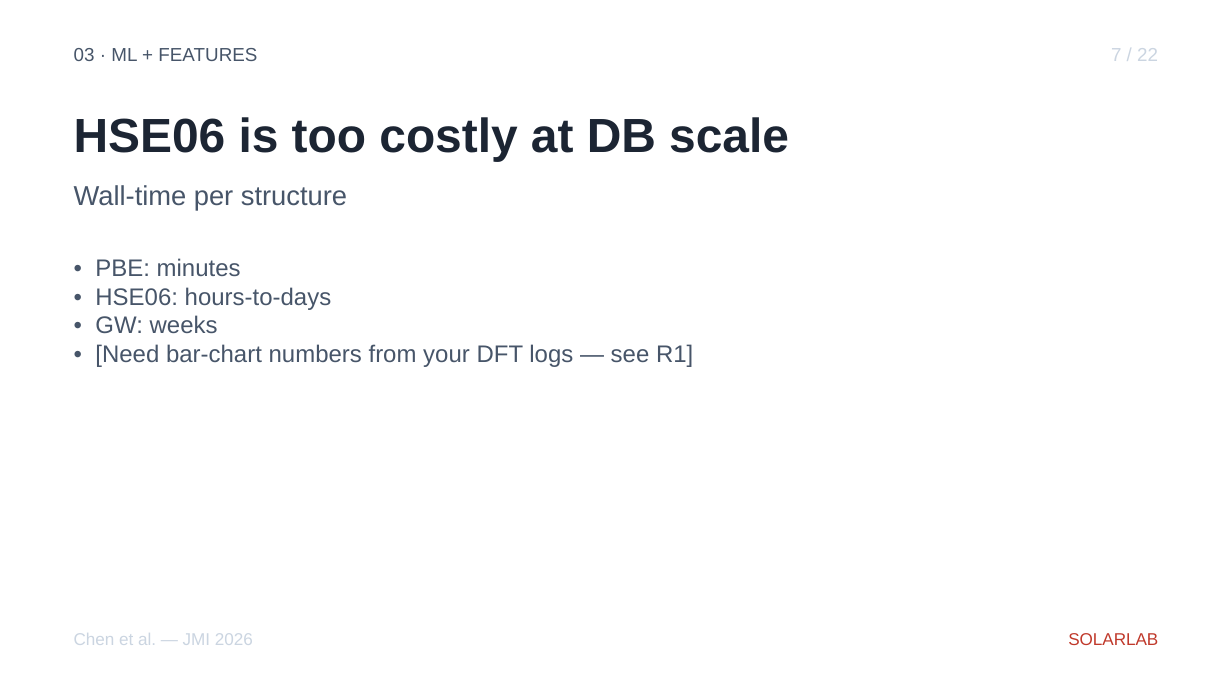
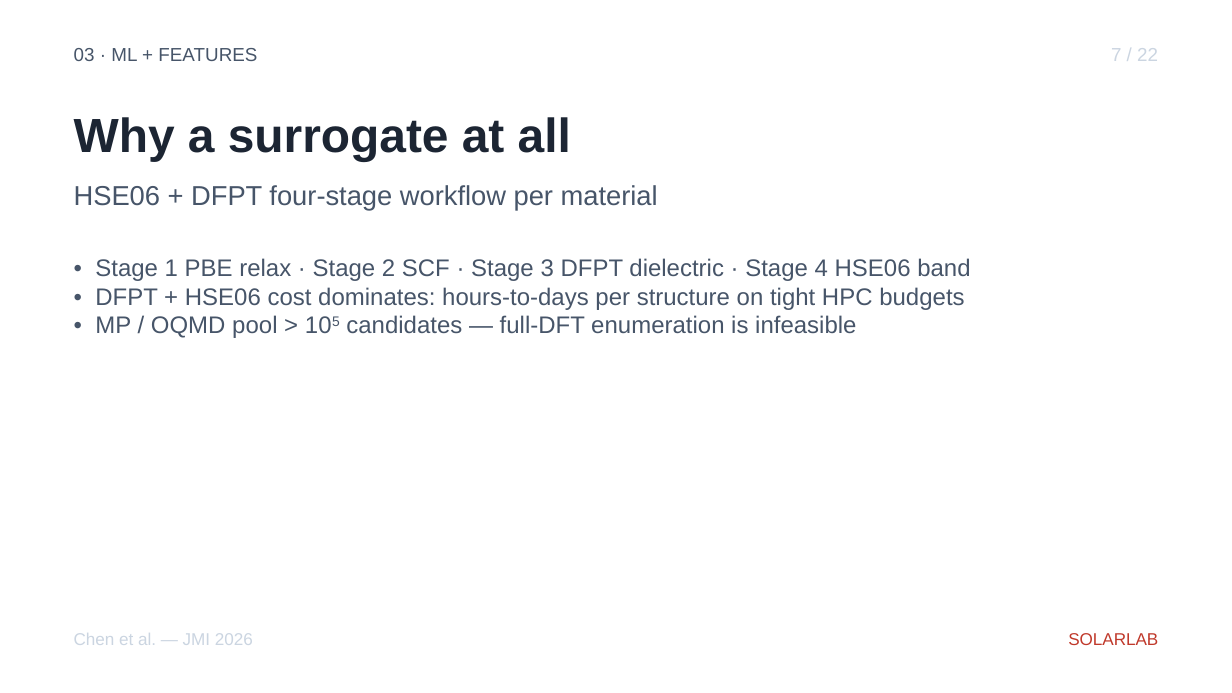
Before and after one commit to ShaneLogic/SolarLab, a slide deck: slide 10 of presentations/jmi-2026/output/jmi-2026.pptx. Drawn at 1232x693 pixels with LibreOffice and Linux fonts; fonts in the diff are those of the drawing. Boxes give left, top, right and bottom in pixels: in the first picture for what was removed or moved away, otherwise in the second. Text is boxed around its words. In the diff, an @@ line names an element or a change of style, - is before the commit and + after.

Commit message:
feat(jmi-ppt): refresh deck with real DFT/ML data from PV-Materials-Screening
Pulls real screening results, candidate properties, ML metrics, and figure
assets from /PhD/PV-Materials-Screening/3rd JMI Conference and rebuilds
the deck end-to-end. Copy.yaml replaces every R1–R4 placeholder with
ground-truth content from the technical doc.

Pipeline funnel filled in: >10⁵ MP/OQMD → 647 DFT-screened → 473
ML-ready → 41 PV-promising (y > 0.05) → 14 action list (y > 0.10).

ML metrics filled in: HistGBR + log1p target, 5-fold × 5-seed random
CV → R² = 0.466 ± 0.035, MAE = 0.012, top-20 recall = 0.50, +50 % R²
over the GPR / GB / ExT baseline. Prototype-grouped CV R² ≈ 0
flags the active-learning transfer gap.

Top-2 hits with all four PV descriptors:
  Hit #1 Se₁₆Sn₈Zr₄ (AB₂C₄, Pnma): E_g 1.12 eV, m 0.43, ε 19.5,
                                    E_b 7 meV, PV score 0.487
  Hit #2 Cs₂Sb₆Se₂   (ABC₃, C2/m): E_g 1.28 eV, m 0.81, ε 12.6,
                                    E_b 56 meV, PV score 0.298

Imports 7 figures into figures/output/ (gitignored — but the rebuilt
.pptx embeds them as bytes, so the committed deck is self-contained).
README documents the import workflow.

Funnel-arc title updated: "High-throughput DFT and small-sample ML
for chalcogenide PV absorber discovery, with device-scale validation".

Audit: 28 slides, 49 sub + 14 sup runs, no _/^ leaks.

Constraint: Source figures live in sibling project tree, gitignored
on import; deck binary (committed) embeds them so the artifact is
reproducible without the sibling tree
Confidence: high — every number traceable to PV_Screening_Technical_Documentation.docx
Scope-risk: narrow — copy + figure import + rebuild; no logic changes
Directive: Re-run the import block in README whenever the source
figures update; rerun build_deck.py + audit_typography.py after any
copy.yaml edit
Not-tested: Stability / phonon DOS data (R4) — not in source docs;
s12 reused for the population funnel instead

```diff
--- a/presentations/jmi-2026/output/jmi-2026.pptx
+++ b/presentations/jmi-2026/output/jmi-2026.pptx
@@ text at (74,117,571,161): text changed @@
-HSE06 is too costly at DB scale
+Why a surrogate at all
@@ text at (74,185,658,211): text changed @@
-Wall-time per structure
+HSE06 + DFPT four-stage workflow per material
@@ text at (95,258,970,338): text changed @@
-• PBE: minutes
-• HSE06: hours-to-days
-• GW: weeks
-• [Need bar-chart numbers from your DFT logs — see R1]
+• Stage 1 PBE relax · Stage 2 SCF · Stage 3 DFPT dielectric · Stage 4 HSE06 band
+• DFPT + HSE06 cost dominates: hours-to-days per structure on tight HPC budgets
+• MP / OQMD pool > 105 candidates — full-DFT enumeration is infeasible
```
Also in this commit, not shown: 20 other slides changed, 1 slide added, 1 slide removed, 2 other files.
